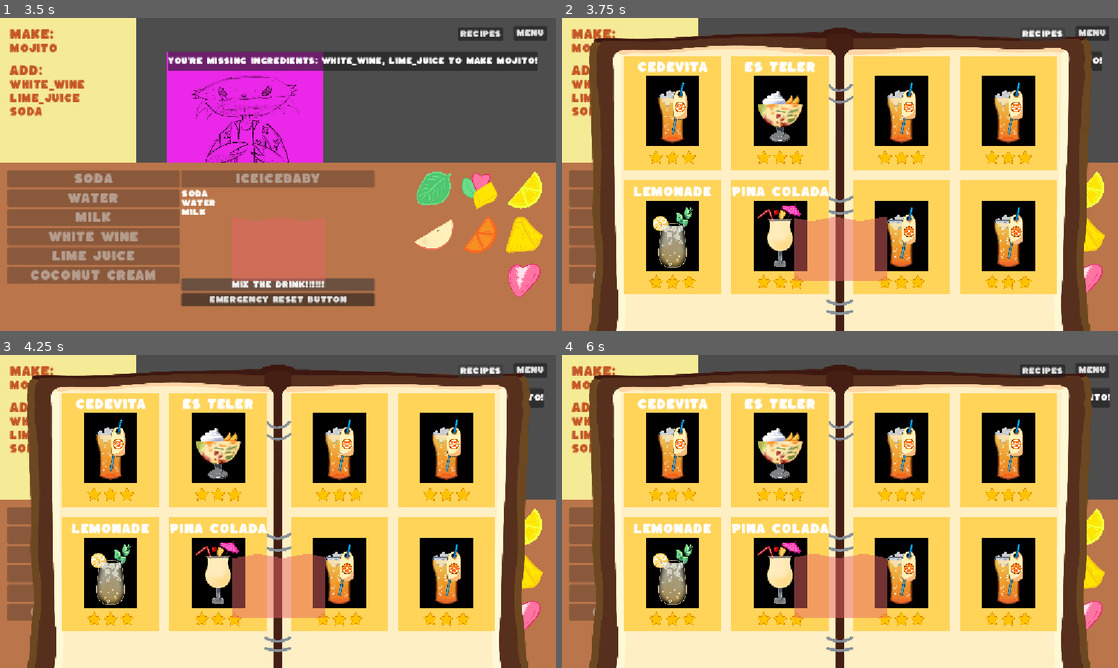
Above: before the commit, frames 1-4 (two rows, left to right).
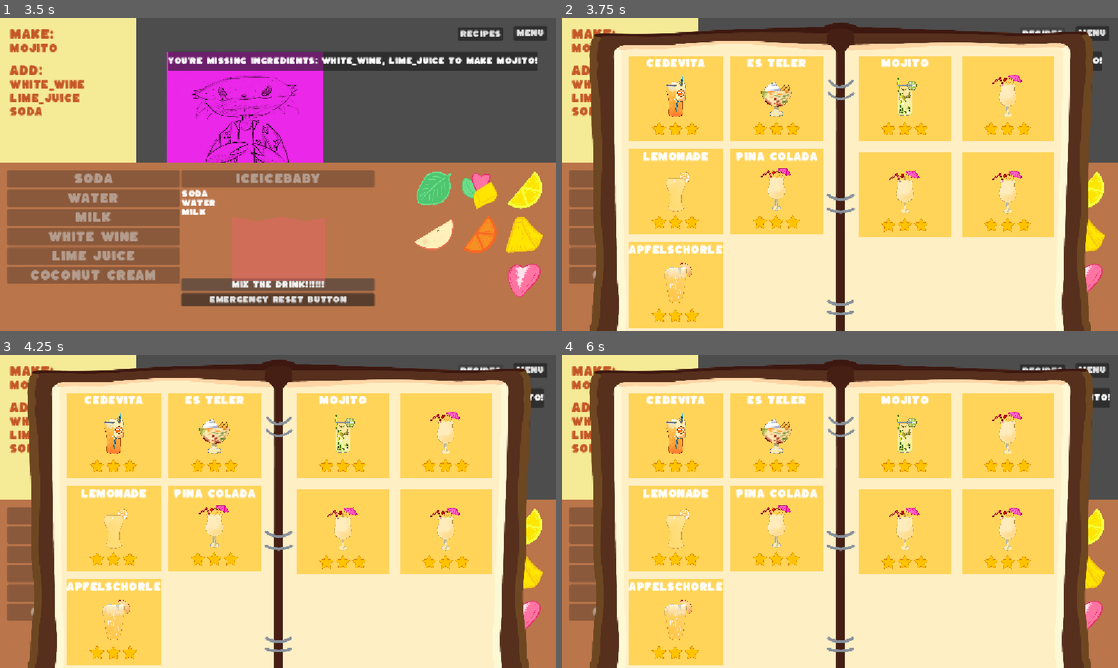
Above: after the commit, the same moments.

Repository: scumpiest/scammy-drink
Game: Godot game, scene res://scenes/crafting/counter_ui.tscn
Same seed, same stepped clock (60 frames per second), same inputs: the game is played once before the commit and once after it. The engine's default icon, where the game draws it, is replaced by a stand-in: a white triangle on a blue panel in a dark square.
Inputs:
- Up to frame 1 (3.5 s): click "Soda" at 0.5 s; click "Water" at 1.25 s; click "Milk" at 2 s; click "MIX THE DRINK!!!!!!" at 2.75 s
- Up to frame 2 (3.75 s): click "Recipes" at 3.5 s
- Up to frame 3 (4.25 s): no input
- Up to frame 4 (6 s): click "MIX THE DRINK!!!!!!" at 4.25 s; click "Recipes" at 5 s; click "MIX THE DRINK!!!!!!" at 5.75 s

Frame 1 is identical in both runs. In frame 2, 42% of the frame differs, in the area x 4-96%, y 1-100%; in frame 3, 42%; in frame 4, 42%.

Commit message:
new drink sprites and updated recipebook

Diff:
--- a/scenes/ui/recipe_book.tscn
+++ b/scenes/ui/recipe_book.tscn
@@ -2,19 +2,22 @@
 
 [ext_resource type="Texture2D" uid="uid://d2ldg6cutsgia" path="res://assets/Recipebook.png" id="1_nert6"]
 [ext_resource type="PackedScene" uid="uid://da7amgp4n03hy" path="res://scenes/ui/recipe_drink.tscn" id="2_at7yq"]
-[ext_resource type="Texture2D" uid="uid://bdgya53trigto" path="res://assets/Es_Teler.jpeg" id="3_ajw2t"]
-[ext_resource type="Texture2D" uid="uid://bmexo2b2e4u07" path="res://assets/Lemonade.jpeg" id="4_fts6g"]
-[ext_resource type="Texture2D" uid="uid://dvymx6k8wq45l" path="res://assets/Pina_Colada.jpeg" id="5_smri7"]
+[ext_resource type="Texture2D" uid="uid://cf3i3cjlxed4i" path="res://assets/Cedevita[1].png" id="3_fts6g"]
+[ext_resource type="Texture2D" uid="uid://orfxg6qodxjm" path="res://assets/Es_teler[1].png" id="4_fts6g"]
+[ext_resource type="Texture2D" uid="uid://jhus2r8xnh6a" path="res://assets/Lemonade[1].png" id="5_smri7"]
+[ext_resource type="Texture2D" uid="uid://b0hxi2c40mb3q" path="res://assets/Apfelschorle[1].png" id="6_smri7"]
+[ext_resource type="Texture2D" uid="uid://cpcvhavp7fcmb" path="res://assets/Mojito[1].png" id="7_ac8ls"]
 
 [node name="RecipeBook" type="Control" unique_id=1904256542]
+z_index = 10
 layout_mode = 3
 anchors_preset = 15
 anchor_right = 1.0
 anchor_bottom = 1.0
-offset_left = 3.0
-offset_top = 1.0
-offset_right = 3.0
-offset_bottom = 1.0
+offset_left = 4.0
+offset_top = -10.0
+offset_right = 4.0
+offset_bottom = -10.0
 grow_horizontal = 2
 grow_vertical = 2
 
@@ -24,45 +27,52 @@
 offset_top = 2.0
 offset_right = 1149.0
 offset_bottom = 652.0
+scale = Vector2(1.0011169, 1.0201482)
 texture = ExtResource("1_nert6")
 expand_mode = 1
 
 [node name="CenterContainer" type="CenterContainer" parent="." unique_id=1623077787]
 layout_mode = 0
+offset_top = 46.0
 offset_right = 1149.0
-offset_bottom = 648.0
+offset_bottom = 694.0
 
 [node name="MarginContainer" type="MarginContainer" parent="CenterContainer" unique_id=1842591488]
 layout_mode = 2
 
 [node name="HBoxContainer" type="HBoxContainer" parent="CenterContainer/MarginContainer" unique_id=1850007432]
 layout_mode = 2
-theme_override_constants/separation = 50
+theme_override_constants/separation = 75
 
 [node name="GridContainer" type="GridContainer" parent="CenterContainer/MarginContainer/HBoxContainer" unique_id=1710452061]
 layout_mode = 2
-theme_override_constants/h_separation = 22
-theme_override_constants/v_separation = 22
+theme_override_constants/h_separation = 16
+theme_override_constants/v_separation = 16
 columns = 2
 
 [node name="Panel" parent="CenterContainer/MarginContainer/HBoxContainer/GridContainer" unique_id=1287656366 instance=ExtResource("2_at7yq")]
 layout_mode = 2
 new_name = "Cedevita"
+new_sprite = ExtResource("3_fts6g")
 
 [node name="Panel2" parent="CenterContainer/MarginContainer/HBoxContainer/GridContainer" unique_id=253644735 instance=ExtResource("2_at7yq")]
 layout_mode = 2
 new_name = "Es Teler"
-new_sprite = ExtResource("3_ajw2t")
+new_sprite = ExtResource("4_fts6g")
 
 [node name="Panel3" parent="CenterContainer/MarginContainer/HBoxContainer/GridContainer" unique_id=1855719380 instance=ExtResource("2_at7yq")]
 layout_mode = 2
 new_name = "Lemonade"
-new_sprite = ExtResource("4_fts6g")
+new_sprite = ExtResource("5_smri7")
 
 [node name="Panel4" parent="CenterContainer/MarginContainer/HBoxContainer/GridContainer" unique_id=1615912949 instance=ExtResource("2_at7yq")]
 layout_mode = 2
 new_name = "Pina Colada"
-new_sprite = ExtResource("5_smri7")
+
+[node name="Panel5" parent="CenterContainer/MarginContainer/HBoxContainer/GridContainer" unique_id=1433224932 instance=ExtResource("2_at7yq")]
+layout_mode = 2
+new_name = "Apfelschorle"
+new_sprite = ExtResource("6_smri7")
 
 [node name="GridContainer2" type="GridContainer" parent="CenterContainer/MarginContainer/HBoxContainer" unique_id=1153966631]
 layout_mode = 2
@@ -72,6 +82,8 @@
 
 [node name="Panel" parent="CenterContainer/MarginContainer/HBoxContainer/GridContainer2" unique_id=1936858861 instance=ExtResource("2_at7yq")]
 layout_mode = 2
+new_name = "Mojito"
+new_sprite = ExtResource("7_ac8ls")
 
 [node name="Panel2" parent="CenterContainer/MarginContainer/HBoxContainer/GridContainer2" unique_id=974716749 instance=ExtResource("2_at7yq")]
 layout_mode = 2
--- a/scenes/ui/recipe_drink.tscn
+++ b/scenes/ui/recipe_drink.tscn
@@ -1,7 +1,8 @@
 [gd_scene format=3 uid="uid://da7amgp4n03hy"]
 
 [ext_resource type="Script" uid="uid://cm8holyvjei1f" path="res://scenes/ui/recipe_drink.gd" id="1_4yp0v"]
-[ext_resource type="Texture2D" uid="uid://bvjtrqphkctel" path="res://assets/Cedevita.jpeg" id="1_hbq0a"]
+[ext_resource type="Texture2D" uid="uid://0fmepb3mna05" path="res://assets/Piña_Colada[1].png" id="2_ql266"]
+[ext_resource type="Texture2D" uid="uid://cf3i3cjlxed4i" path="res://assets/Cedevita[1].png" id="3_6olb0"]
 [ext_resource type="Texture2D" uid="uid://cooqdx6shbe7o" path="res://assets/star_filled.png" id="3_ql266"]
 [ext_resource type="Texture2D" uid="uid://bgvgumy21wkrl" path="res://assets/star_empty.png" id="4_6olb0"]
 
@@ -9,38 +10,38 @@
 bg_color = Color(1, 0.83137256, 0.34901962, 1)
 
 [node name="RecipeDrink" type="PanelContainer" unique_id=1287656366]
-custom_minimum_size = Vector2(200, 200)
+custom_minimum_size = Vector2(191, 150)
 offset_right = 146.0
 offset_bottom = 28.0
 theme_override_styles/panel = SubResource("StyleBoxFlat_poj4g")
 script = ExtResource("1_4yp0v")
-new_sprite = ExtResource("1_hbq0a")
+new_sprite = ExtResource("2_ql266")
 
 [node name="VBoxContainer" type="VBoxContainer" parent="." unique_id=1506464893]
 layout_mode = 2
 
 [node name="MarginContainer2" type="MarginContainer" parent="VBoxContainer" unique_id=30161871]
 layout_mode = 2
-theme_override_constants/margin_top = 10
+theme_override_constants/margin_top = 5
 
 [node name="DrinkName" type="Label" parent="VBoxContainer/MarginContainer2" unique_id=1374905147]
 layout_mode = 2
-theme_override_font_sizes/font_size = 24
-text = "Cedevita"
+theme_override_font_sizes/font_size = 20
+text = "Pina Colada"
 horizontal_alignment = 1
 
 [node name="DrinkSprite" type="TextureRect" parent="VBoxContainer" unique_id=1887264911]
-custom_minimum_size = Vector2(110, 150)
+custom_minimum_size = Vector2(75, 100)
 layout_mode = 2
 size_flags_horizontal = 4
-texture = ExtResource("1_hbq0a")
+texture = ExtResource("3_6olb0")
 expand_mode = 1
 stretch_mode = 4
 
 [node name="MarginContainer" type="MarginContainer" parent="VBoxContainer" unique_id=1343480359]
 layout_mode = 2
-theme_override_constants/margin_left = 50
-theme_override_constants/margin_right = 50
+theme_override_constants/margin_left = 25
+theme_override_constants/margin_right = 25
 theme_override_constants/margin_bottom = 10
 
 [node name="HBoxContainer" type="HBoxContainer" parent="VBoxContainer/MarginContainer" unique_id=234189986]
Binary file added: assets/Apfelschorle[1].png
Not shown, added: assets/Apfelschorle[1].png.import
Binary file removed: assets/Cedevita.jpeg
Binary file added: assets/Cedevita[1].png
Not shown, changed: assets/Cedevita[1].png.import
Binary file removed: assets/Es_Teler.jpeg
Binary file added: assets/Es_teler[1].png
Not shown, changed: assets/Es_teler[1].png.import
Binary file removed: assets/Lemonade.jpeg
Binary file added: assets/Lemonade[1].png
Not shown, changed: assets/Lemonade[1].png.import
Binary file added: assets/Mojito[1].png
(and 4 more such lines)
